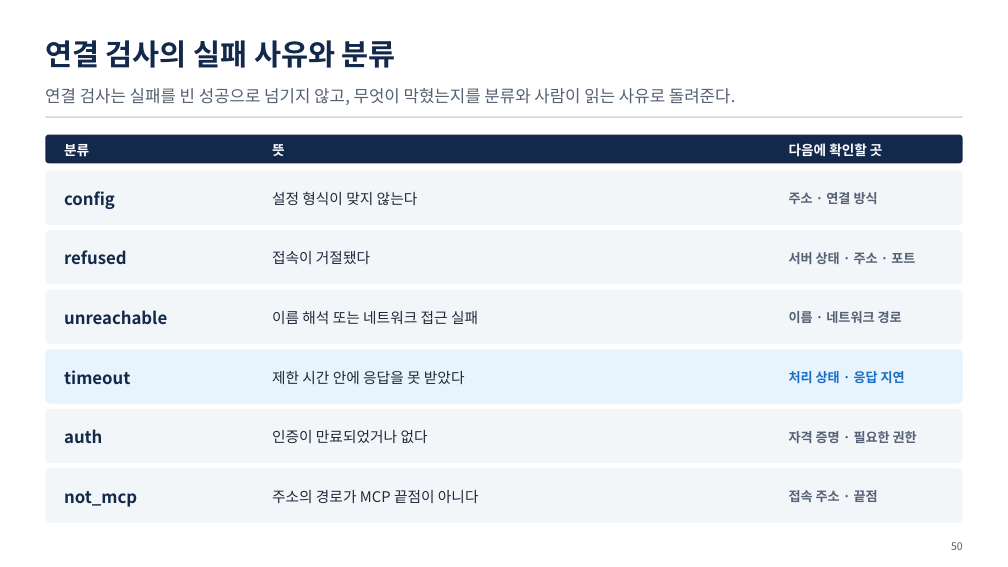
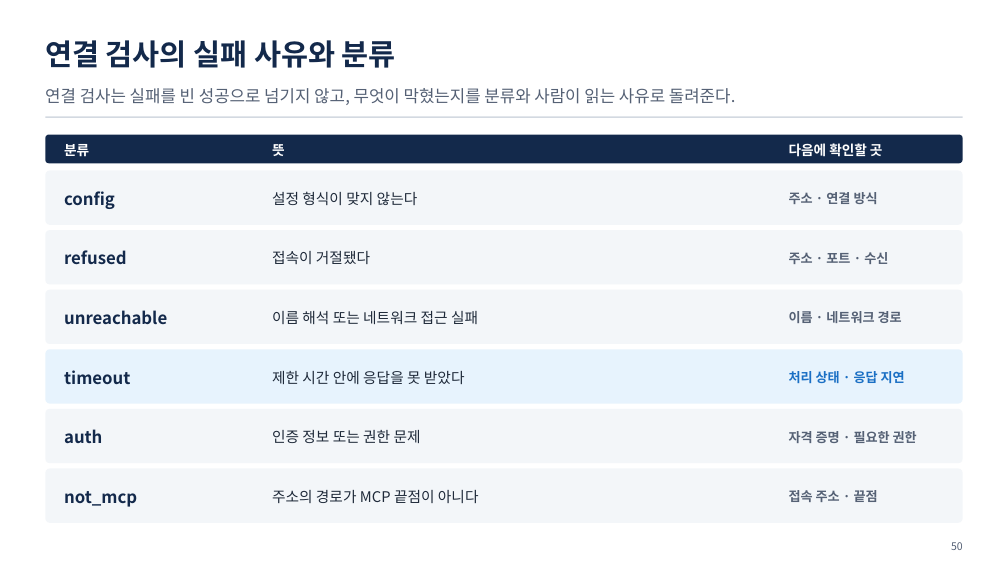
Before and after one commit to uengine-oss/hyd-iot-edu, a slide deck: slide 50 of workspace/강의제작/산출물/통합반/이론/06회차/통합반_06일차.pptx. Drawn at 1008x567 pixels with LibreOffice and Linux fonts; fonts in the diff are those of the drawing. Boxes give left, top, right and bottom in pixels: in the first picture for what was removed or moved away, otherwise in the second. Text is boxed around its words. In the diff, an @@ line names an element or a change of style, - is before the commit and + after.

```diff
--- a/workspace/강의제작/산출물/통합반/이론/06회차/통합반_06일차.pptx
+++ b/workspace/강의제작/산출물/통합반/이론/06회차/통합반_06일차.pptx
@@ text at (789, 252, 888, 264): text changed @@
-서버 상태 · 주소 · 포트
+주소 · 포트 · 수신
@@ text at (272, 430, 421, 443): text changed @@
-인증이 만료되었거나 없다
+인증 정보 또는 권한 문제
```
Also in this commit, not shown: 7 other slides changed, 20 other files.
